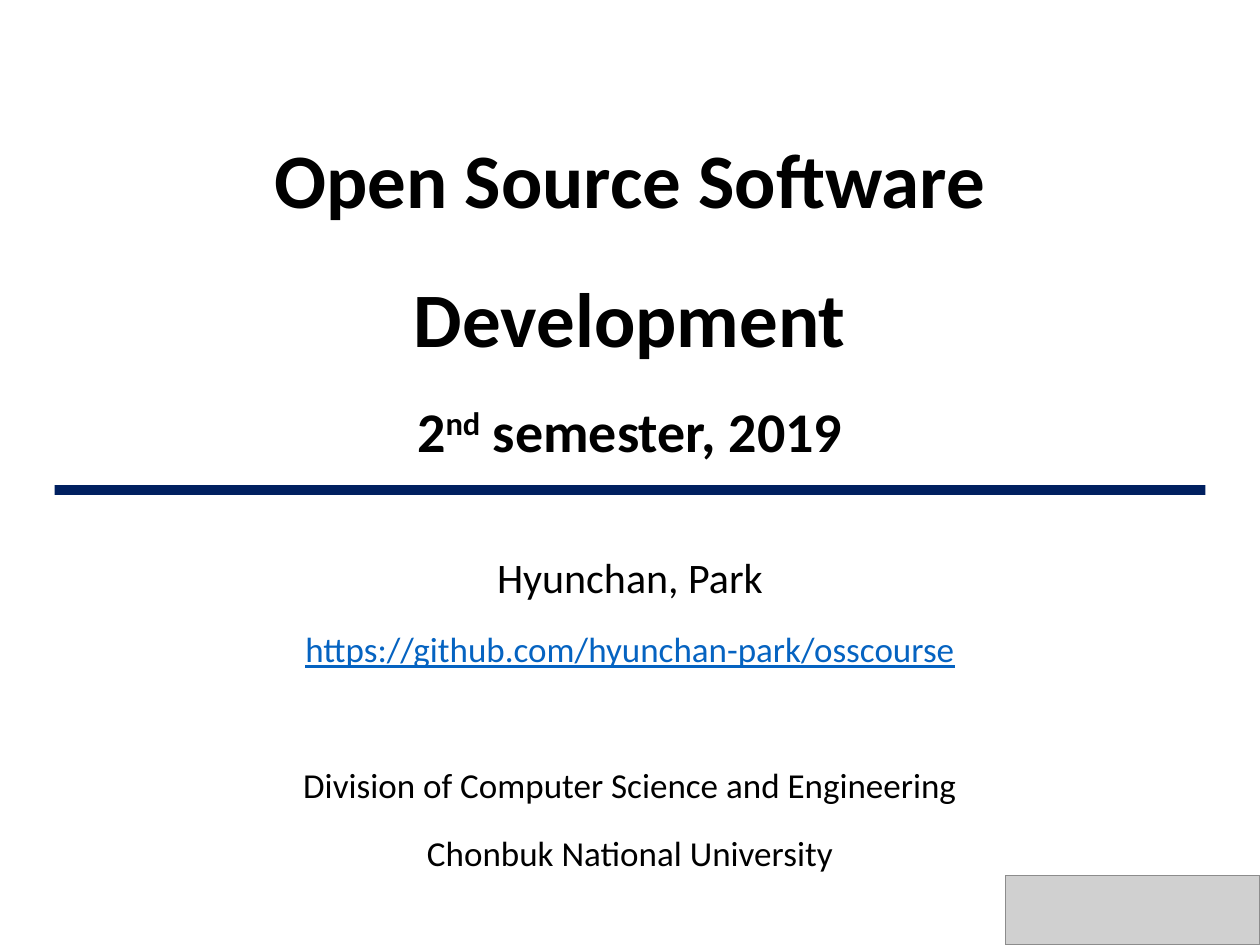
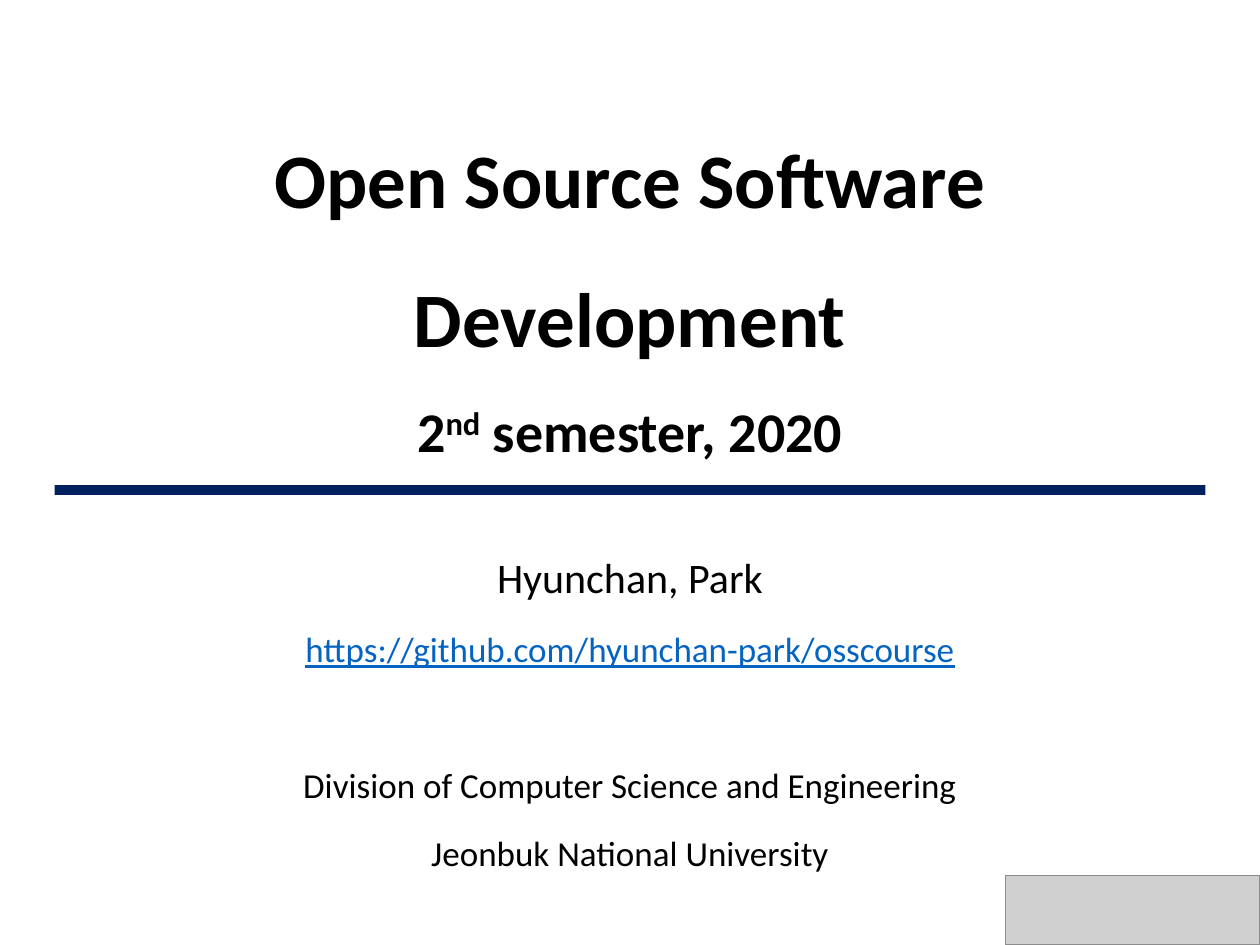
Before and after one commit to JBNU-JEduTools/osscourse, a slide deck: slide 1 of Slides 2020/0. Introduction OSS.pptx. Drawn at 1260x945 pixels with LibreOffice and Linux fonts; fonts in the diff are those of the drawing; grey boxes stand for pictures. Boxes give left, top, right and bottom in pixels: in the first picture for what was removed or moved away, otherwise in the second. Text is boxed around its words. In the diff, an @@ line names an element or a change of style, - is before the commit and + after.

```diff
--- a/Slides 2020/0. Introduction OSS.pptx
+++ b/Slides 2020/0. Introduction OSS.pptx
@@ title at [274, 154, 984, 460]: text changed @@
-Open Source Software Development
-2nd semester, 2019
+Open Source Software Development
+2nd semester, 2020
@@ subtitle at [431, 841, 829, 872]: text changed @@
-Chonbuk National University
+Jeonbuk National University
```
Also in this commit, not shown: 3 other slides changed, 2 slides added, 1 slide removed, 20 other files.
